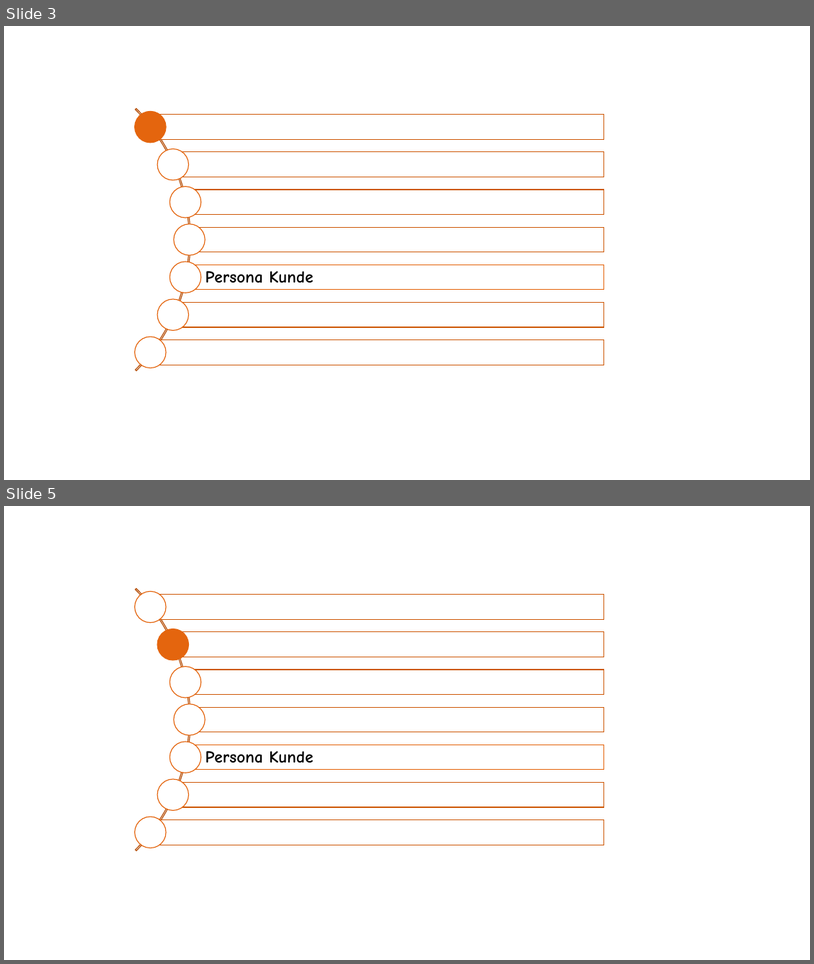
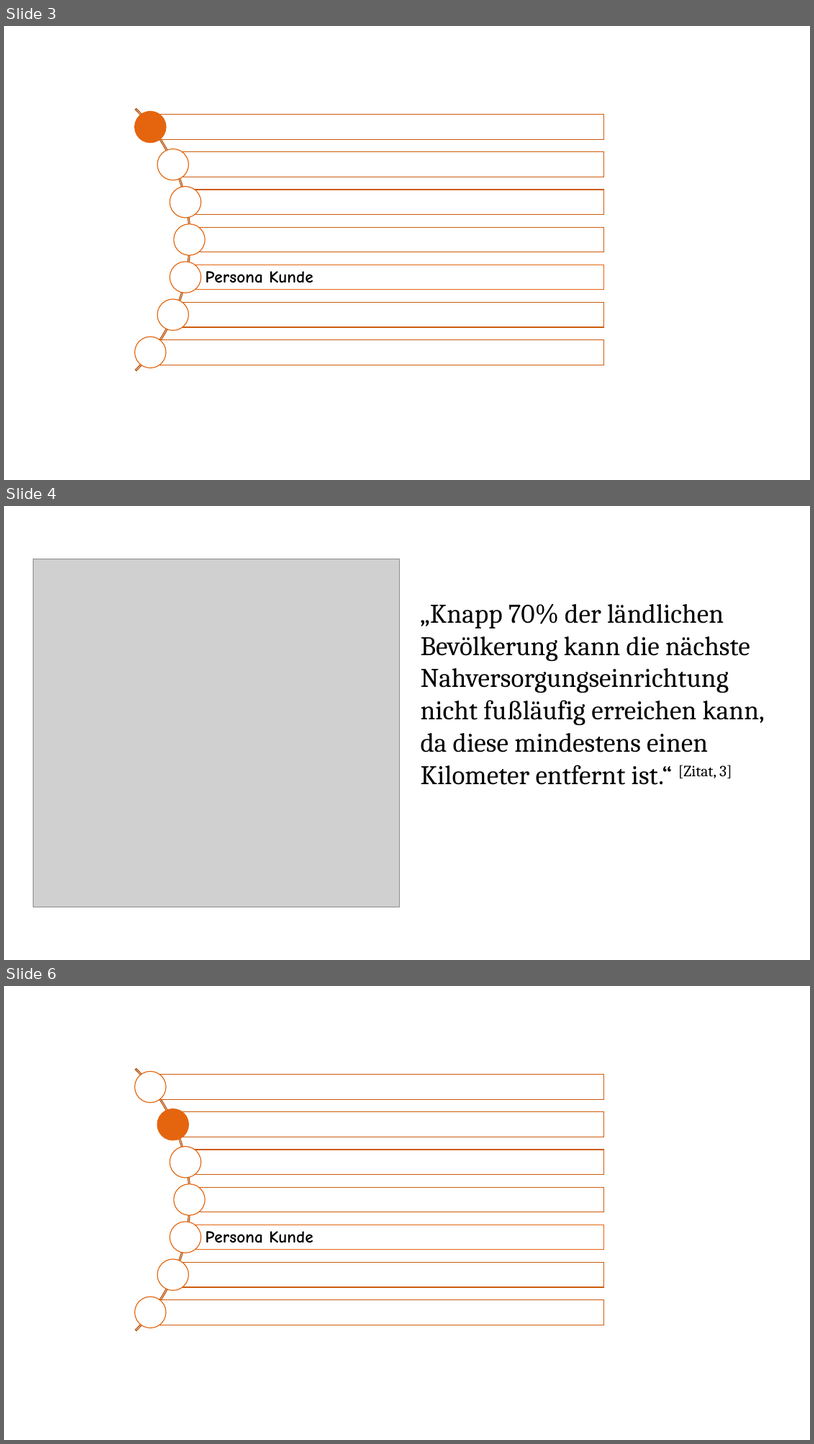
Before and after one commit to LisaRebecca/Gruppe4, a slide deck: ButcherCockpit Präsentation_adjusted.pptx. Shown one above the other, each under a label of ours: slides 3 and 5 before the commit, slides 3, 4 and 6 after it; the slides between them are not shown. The pictures are 814x964 and 814x1444 pixels, drawn with LibreOffice and Linux fonts; fonts in the diff are those of the drawing; grey boxes stand for pictures. Boxes give left, top, right and bottom in pixels: in the first picture for what was removed or moved away, otherwise in the second. Text is boxed around its words. In the diff, an @@ line names an element or a change of style, - is before the commit and + after.

```diff
--- a/ButcherCockpit Präsentation_adjusted.pptx
+++ b/ButcherCockpit Präsentation_adjusted.pptx
@@ slide 4 added at <box>4,506,810,960</box>, background #FFFFFF @@
@@ picture added at <box>33,559,400,906</box> @@
@@ text added at <box>421,604,765,785</box>, 32 pt, text #000000 @@
+„Knapp 70% der ländlichen Bevölkerung kann die nächste Nahversorgungseinrichtung nicht fußläufig erreichen kann, da diese mindestens einen Kilometer entfernt ist.“ [Zitat, 3]
@@ what was slide 5 is now slide 6 @@
```
Also in this commit, not shown: 1 slide changed.
